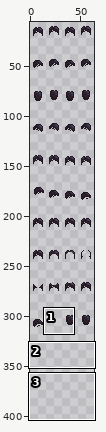
Sprite sheet -- [LittleNPC] The Farmer's Children Art - Deluxe/assets/Characters/Female/Abigail/Diverse/Base.png. Above: a wide view before the commit, with the close-up outlined.
Close-up. Before the commit:
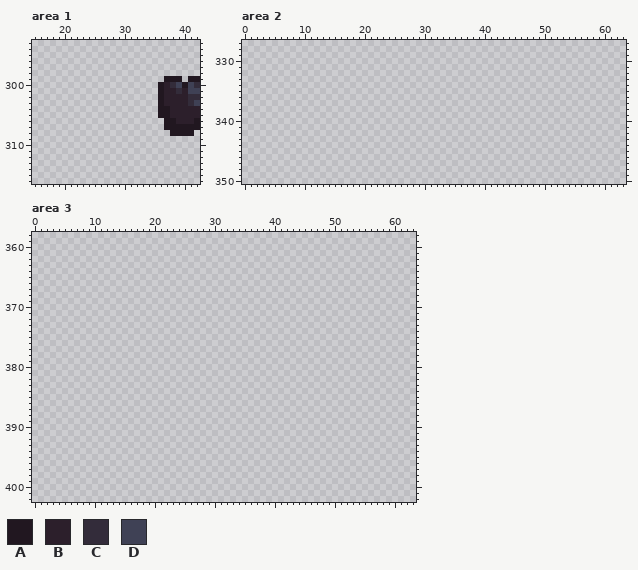
The file is 64x416 pixels. Colours within 5 levels of each other are drawn and written as one. Shown: area 1: x 15..42, y 293..316; area 2: x 0..63, y 327..350; area 3: x 0..63, y 358..402. The wide view leaves out empty margins.
Palette (. is transparent): A #211720  B #2c1f2b  C #332c3a  D #3f4155
Pixels before, area 1, first column x 36:
299 .AAA.AA
300 ABCDADC
301 ABBCBDD
302 ABBBBCC
303 ABBBBCD
304 AABBBBB
305 AABBBBB
306 .AABBBA
307 .AAAAAA
308 ..AAAA.
Pixels before, area 3 (only the part around the change), first column x 0:
358 ................................................................
359 ................................................................
360 ................................................................
361 ................................................................
362 ................................................................
363 ................................................................
364 ................................................................
365 ................................................................
366 ................................................................
367 ................................................................
368 ................................................................
369 ................................................................
370 ................................................................
371 ................................................................
372 ................................................................
373 ................................................................
374 ................................................................
375 ................................................................
376 ................................................................
377 ................................................................
378 ................................................................
379 ................................................................
380 ................................................................
381 ................................................................
382 ................................................................
383 ................................................................
384 ................................................................
385 ................................................................
386 ................................................................
387 ................................................................
388 ................................................................
389 ................................................................
390 ................................................................
391 ................................................................
392 ................................................................
393 ................................................................
394 ................................................................
395 ................................................................
396 ................................................................
397 ................................................................
398 ................................................................
399 ................................................................
400 ................................................................
401 ................................................................
402 ................................................................
Once edited:
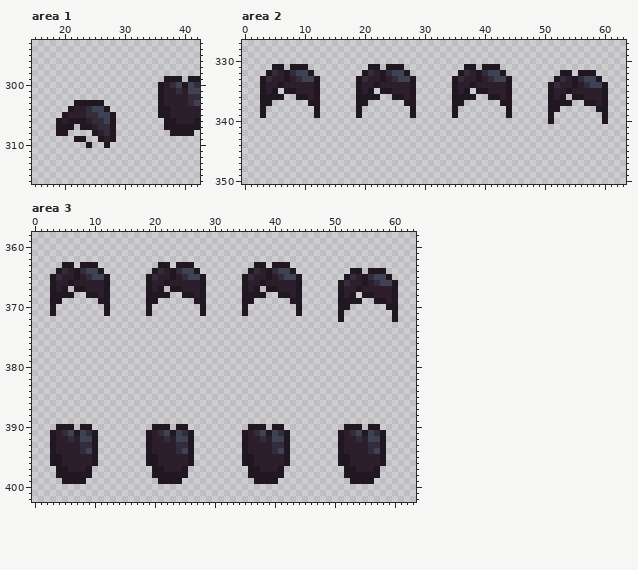
Change:
Area 1:
y 303: x 22..26 ..... -> AAAAA
y 304: x 21..27 ....... -> ABBCDDA
y 305: x 20..28 ......... -> ABBBCCDDA
y 306: x 19..28 .......... -> ABAAABCCDA
y 307: x 19..21 ... -> AAA; x 23..28 ...... -> AABCCA
y 308: x 19..20 .. -> AA; x 25..28 .... -> ABCA
y 309: x 22..23 .. -> AA; x 26..28 ... -> ABA
y 310: x 24 . -> A; x 27 . -> A
Area 2:
y 331: x 5..6 .. -> AA; x 8..10 ... -> AAA; x 21..22 .. -> AA; x 24..26 ... -> AAA; x 37..38 .. -> AA; x 40..42 ... -> AAA
y 332: x 4..11 ........ -> ACBACDDA; x 20..27 ........ -> ACBACDDA; x 36..43 ........ -> ACBACDDA; x 53..54 .. -> AA; x 56..58 ... -> AAA
y 333: x 3..12 .......... -> ACBBABCDDA; x 19..28 .......... -> ACBBABCDDA; x 35..44 .......... -> ACBBABCDDA; x 52..59 ........ -> ACBACDDA
y 334: x 3..12 .......... -> ABBABBBBBA; x 19..28 .......... -> ABBABBBBBA; x 35..44 .......... -> ABBABBBBBA; x 51..60 .......... -> ACBBABCDDA
y 335: x 3..5 ... -> ABA; x 7..12 ...... -> AABBBA; x 19..21 ... -> ABA; x 23..28 ...... -> AABBBA; x 35..37 ... -> ABA; x 39..44 ...... -> AABBBA; x 51..60 .......... -> ABBABBBBBA
y 336: x 3..6 .... -> AAAA; x 9..12 .... -> AABA; x 19..22 .... -> AAAA; x 25..28 .... -> AABA; x 35..38 .... -> AAAA; x 41..44 .... -> AABA; x 51..53 ... -> ABA; x 55..60 ...... -> AABBBA
y 337: x 3..4 .. -> AA; x 11..12 .. -> AA; x 19..20 .. -> AA; x 27..28 .. -> AA; x 35..36 .. -> AA; x 43..44 .. -> AA; x 51..54 .... -> AAAA; x 57..60 .... -> AABA
y 338: x 3 . -> A; x 12 . -> A; x 19 . -> A; x 28 . -> A; x 35 . -> A; x 44 . -> A; x 51..52 .. -> AA; x 59..60 .. -> AA
y 339: x 3 . -> A; x 12 . -> A; x 19 . -> A; x 28 . -> A; x 35 . -> A; x 44 . -> A; x 51 . -> A; x 60 . -> A
y 340: x 51 . -> A; x 60 . -> A
Area 3:
y 363: x 5..6 .. -> AA; x 8..10 ... -> AAA; x 21..22 .. -> AA; x 24..26 ... -> AAA; x 37..38 .. -> AA; x 40..42 ... -> AAA
y 364: x 4..11 ........ -> ACBACDDA; x 20..27 ........ -> ACBACDDA; x 36..43 ........ -> ACBACDDA; x 53..54 .. -> AA; x 56..58 ... -> AAA
y 365: x 3..12 .......... -> ACBBABCDDA; x 19..28 .......... -> ACBBABCDDA; x 35..44 .......... -> ACBBABCDDA; x 52..59 ........ -> ACBACDDA
y 366: x 3..12 .......... -> ABBABBBBBA; x 19..28 .......... -> ABBABBBBBA; x 35..44 .......... -> ABBABBBBBA; x 51..60 .......... -> ACBBABCDDA
y 367: x 3..5 ... -> ABA; x 7..12 ...... -> AABBBA; x 19..21 ... -> ABA; x 23..28 ...... -> AABBBA; x 35..37 ... -> ABA; x 39..44 ...... -> AABBBA; x 51..60 .......... -> ABBABBBBBA
y 368: x 3..6 .... -> AAAA; x 9..12 .... -> AABA; x 19..22 .... -> AAAA; x 25..28 .... -> AABA; x 35..38 .... -> AAAA; x 41..44 .... -> AABA; x 51..53 ... -> ABA; x 55..60 ...... -> AABBBA
y 369: x 3..4 .. -> AA; x 11..12 .. -> AA; x 19..20 .. -> AA; x 27..28 .. -> AA; x 35..36 .. -> AA; x 43..44 .. -> AA; x 51..54 .... -> AAAA; x 57..60 .... -> AABA
y 370: x 3 . -> A; x 12 . -> A; x 19 . -> A; x 28 . -> A; x 35 . -> A; x 44 . -> A; x 51..52 .. -> AA; x 59..60 .. -> AA
y 371: x 3 . -> A; x 12 . -> A; x 19 . -> A; x 28 . -> A; x 35 . -> A; x 44 . -> A; x 51 . -> A; x 60 . -> A
y 372: x 51 . -> A; x 60 . -> A
y 390: x 4..6 ... -> AAA; x 8..9 .. -> AA; x 20..22 ... -> AAA; x 24..25 .. -> AA; x 36..38 ... -> AAA; x 40..41 .. -> AA; x 52..54 ... -> AAA; x 56..57 .. -> AA
y 391: x 3..10 ........ -> ABCDADCA; x 19..26 ........ -> ABCDADCA; x 35..42 ........ -> ABCDADCA; x 51..58 ........ -> ABCDADCA
y 392: x 3..10 ........ -> ABBCBDDA; x 19..26 ........ -> ABBCBDDA; x 35..42 ........ -> ABBCBDDA; x 51..58 ........ -> ABBCBDDA
y 393: x 3..10 ........ -> ABBBBCCA; x 19..26 ........ -> ABBBBCCA; x 35..42 ........ -> ABBBBCCA; x 51..58 ........ -> ABBBBCCA
y 394: x 3..10 ........ -> ABBBBCDA; x 19..26 ........ -> ABBBBCDA; x 35..42 ........ -> ABBBBCDA; x 51..58 ........ -> ABBBBCDA
y 395..396: x 3..10 ........ -> AABBBBBA; x 19..26 ........ -> AABBBBBA; x 35..42 ........ -> AABBBBBA; x 51..58 ........ -> AABBBBBA
y 397: x 4..9 ...... -> AABBBA; x 20..25 ...... -> AABBBA; x 36..41 ...... -> AABBBA; x 52..57 ...... -> AABBBA
y 398: x 4..9 ...... -> AAAAAA; x 20..25 ...... -> AAAAAA; x 36..41 ...... -> AAAAAA; x 52..57 ...... -> AAAAAA
y 399: x 5..8 .... -> AAAA; x 21..24 .... -> AAAA; x 37..40 .... -> AAAA; x 53..56 .... -> AAAA
